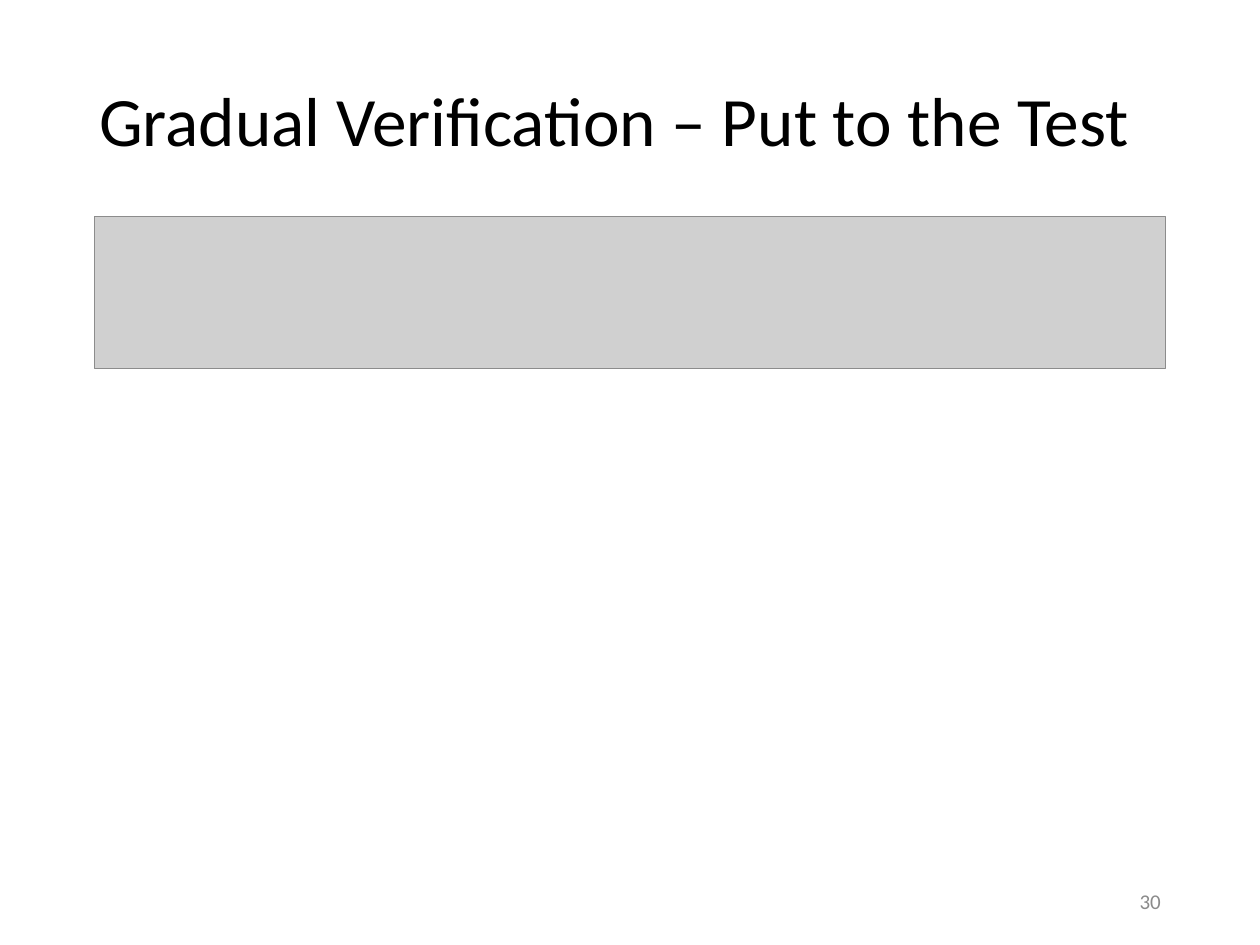
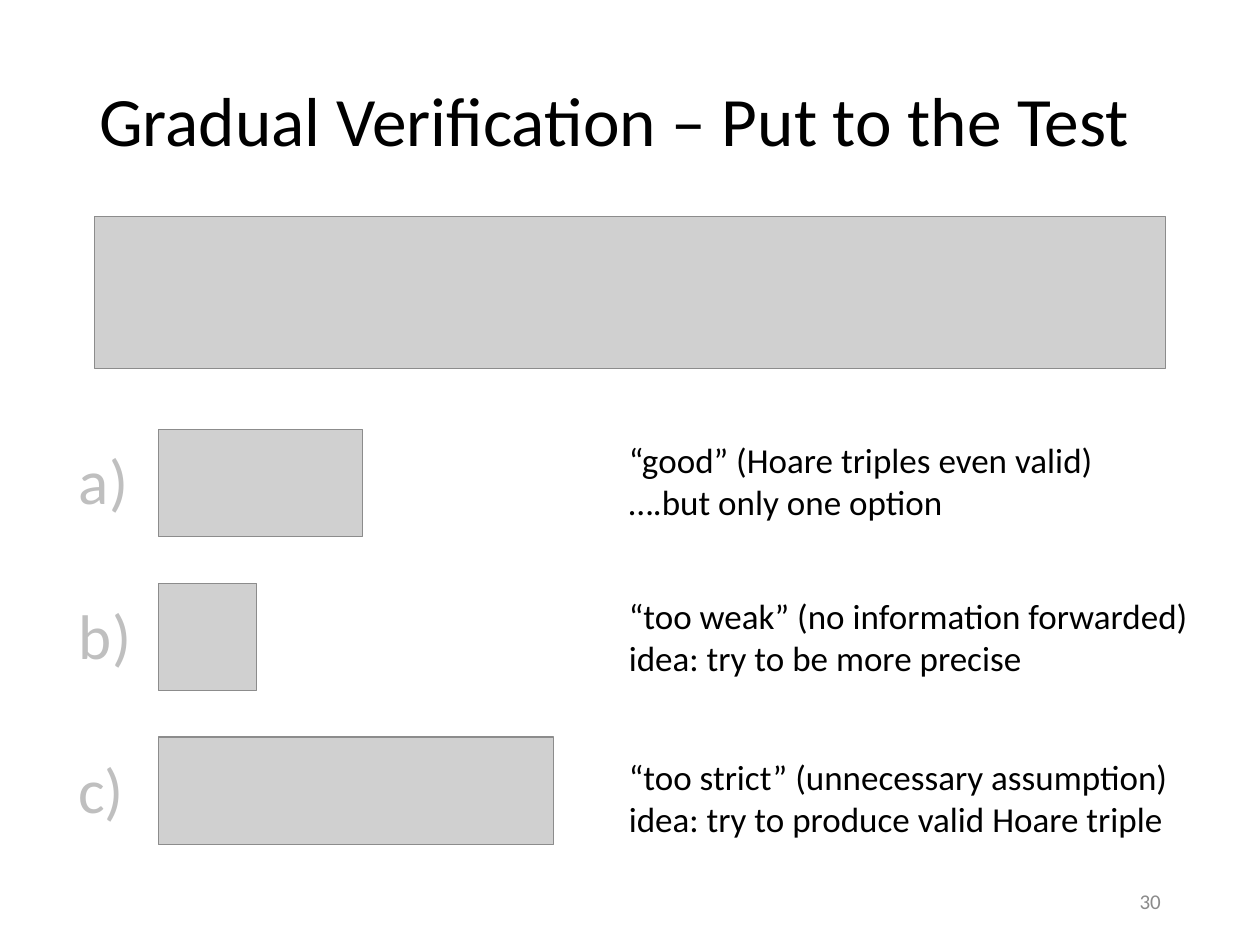
Before and after one commit to olydis/GradVerThesis, a slide deck: slide 30 of presentation/PLunch.pptm. Drawn at 1260x945 pixels with LibreOffice and Linux fonts; fonts in the diff are those of the drawing; grey boxes stand for pictures. Boxes give left, top, right and bottom in pixels: in the first picture for what was removed or moved away, otherwise in the second. Text is boxed around its words. In the diff, an @@ line names an element or a change of style, - is before the commit and + after.

```diff
--- a/presentation/PLunch.pptm
+++ b/presentation/PLunch.pptm
@@ picture added at [159,430,363,537] @@
@@ text added at [629,447,1092,521], 20 pt, text #000000 @@
+“good” (Hoare triples even valid)
+….but only one option
@@ text added at [79,458,128,512], 36 pt, text #BFBFBF @@
+a)
@@ picture added at [159,583,257,690] @@
@@ text added at [79,613,131,667], 36 pt, text #BFBFBF @@
+b)
@@ text added at [629,603,1187,677], 20 pt, text #000000 @@
+“too weak” (no information forwarded)
+idea: try to be more precise
@@ picture added at [159,737,554,845] @@
@@ text added at [78,767,124,821], 36 pt, text #BFBFBF @@
+c)
@@ text added at [629,764,1167,838], 20 pt, text #000000 @@
+“too strict” (unnecessary assumption)
+idea: try to produce valid Hoare triple
```
Also in this commit, not shown: 1 other file.
